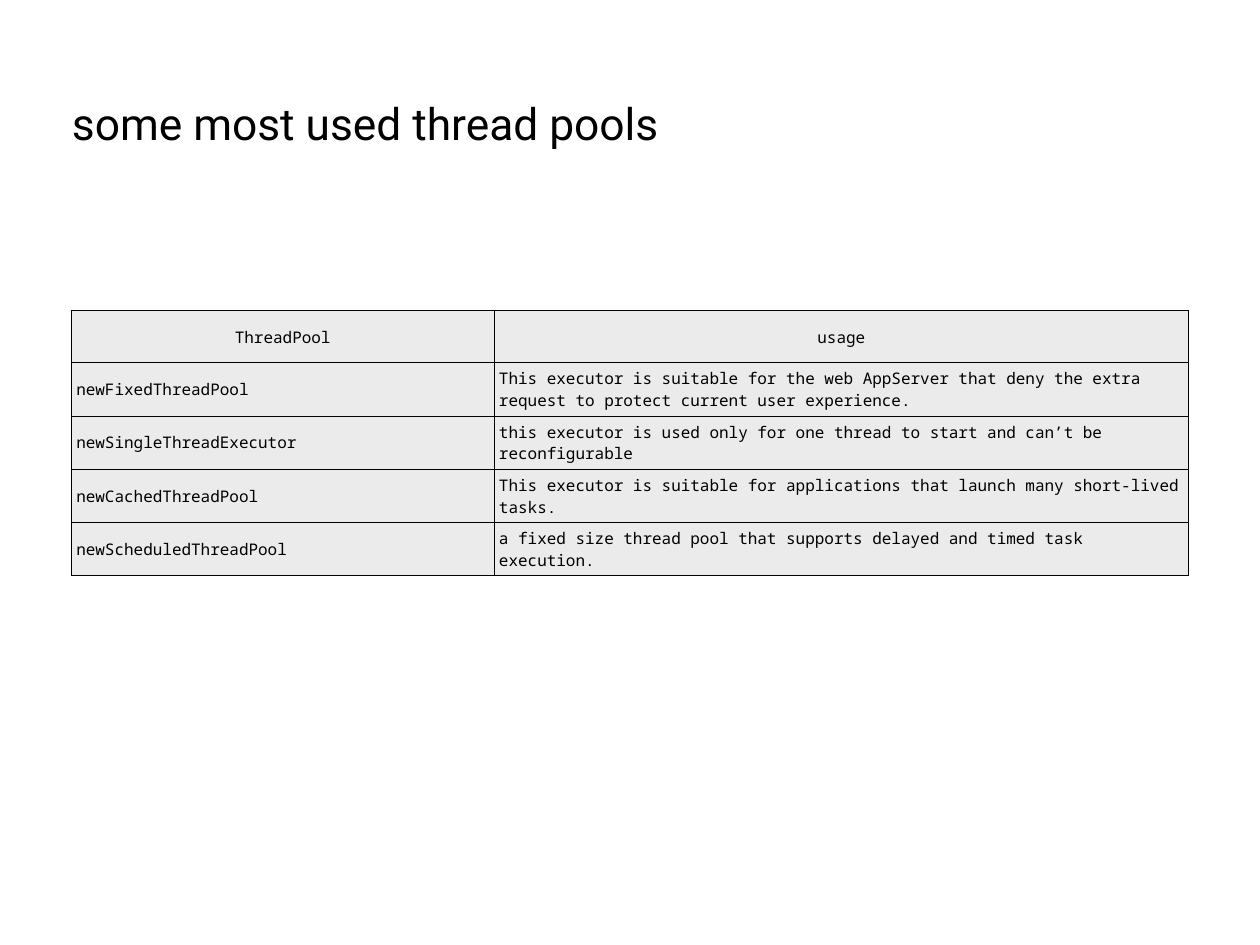
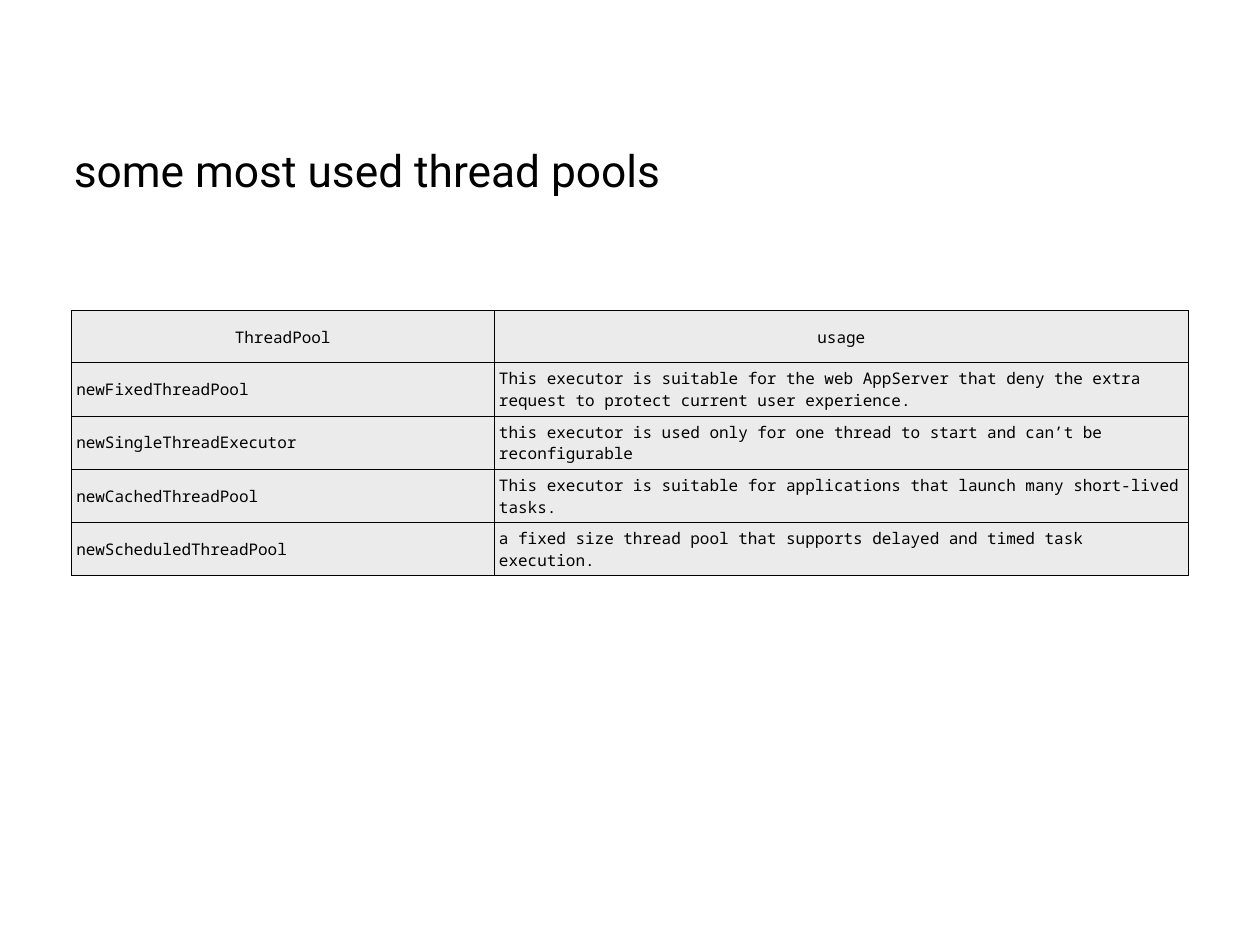
Before and after one commit to tangchuanzhou/Java-concurrency-test, a slide deck: slide 27 of ppt/Java_concurrency.pptx (slide 16 before the commit). Drawn at 1260x945 pixels with LibreOffice and Linux fonts; fonts in the diff are those of the drawing. Boxes give left, top, right and bottom in pixels: in the first picture for what was removed or moved away, otherwise in the second. Text is boxed around its words. In the diff, an @@ line names an element or a change of style, - is before the commit and + after.

```diff
--- a/ppt/Java_concurrency.pptx
+++ b/ppt/Java_concurrency.pptx
@@ text "some most used thread pools": place and size @@
-text "some most used thread pools" at box(72, 106, 658, 149)
+text "some most used thread pools" at box(74, 153, 660, 196)
```
Also in this commit, not shown: 7 other slides changed, 13 slides added, 2 slides removed, 1 other file.
